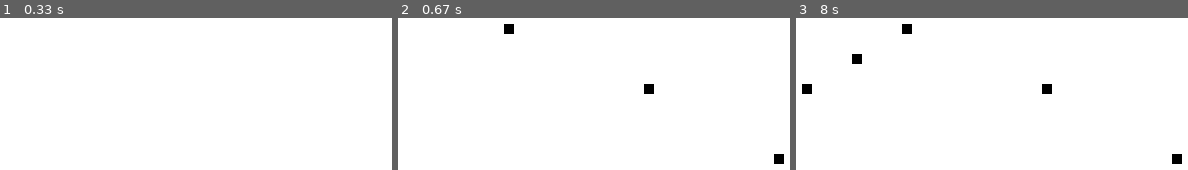
Above: before the commit, frames 1-3 (left to right).
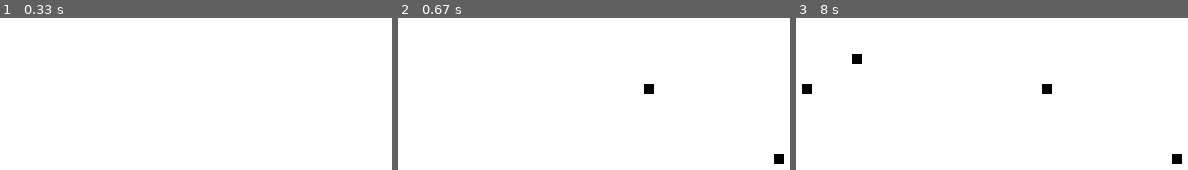
Above: after the commit, the same moments.

Repository: IldenH/IT2
Game: pygame game, started from pygame/pixels.py
Same seed, same stepped clock (60 frames per second), same inputs: the game is played once before the commit and once after it.
Inputs (mouse positions are in pixels of both pictures, inside the frame that each line leads up to):
- Up to frame 1 (0.33 s): no input
- Up to frame 2 (0.67 s): press the mouse at (511, 28) at 0.37 s; move the mouse to (648, 92) at 0.47 s; release the mouse at (782, 156) at 0.6 s
- Up to frame 3 (8 s): tap 1 at 4.9 s; press the mouse at (909, 28) at 7.77 s; move the mouse to (858, 57) at 7.87 s; move the mouse to (811, 86) at 7.97 s

Frame 1 is identical in both runs. In frame 2, 0.2% of the frame differs, in the area x 27-30%, y 3-11%; in frame 3, 0.2%.

Commit message:
pixels: mouse_button_down get_pressed()

Diff:
--- a/pygame/pixels.py
+++ b/pygame/pixels.py
@@ -22,7 +22,6 @@
         self.text_color = pygame.Color("black")
 
         self.drawing_color = pygame.Color("black")
-        self.mouse_button_down = False
         self.help_shown = False
         self.font = pygame.font.Font(None, 36)
         self.running = True
@@ -93,14 +92,9 @@
         x, y = pygame.mouse.get_pos()
         x_pixel = x // self.pixel_size
         y_pixel = y // self.pixel_size
-        if event.type == pygame.MOUSEBUTTONDOWN:
+        mouse_button_down = pygame.mouse.get_pressed()[0]
+        if event.type == pygame.MOUSEMOTION and mouse_button_down:
             self.pixels[y_pixel][x_pixel] = self.drawing_color
-            self.mouse_button_down = True
-        elif event.type == pygame.MOUSEBUTTONUP:
-            self.mouse_button_down = False
-        elif event.type == pygame.MOUSEMOTION:
-            if self.mouse_button_down:
-                self.pixels[y_pixel][x_pixel] = self.drawing_color
 
     def handle_keys(self, event) -> None:
         if event.key == pygame.K_h:
